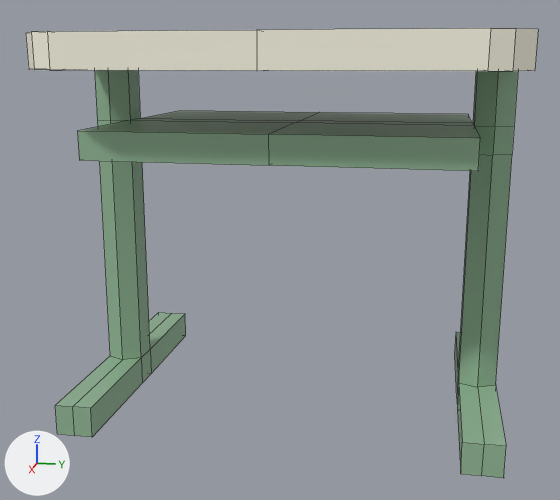
A saved change to the Blender file Assets/6-Models/Props/School/school table/schooltable.blend.
Camera for both pictures: a camera (50 mm lens) standing at (3.06, 0.55, 0.41) and looking at (0.0, -0.07, -0.35). Arrows for +X, +Y and +Z are at lower left; the lights stay in place. Mesh edges are drawn as thin lines.

Names of what the first picture shows: 'School Table'.
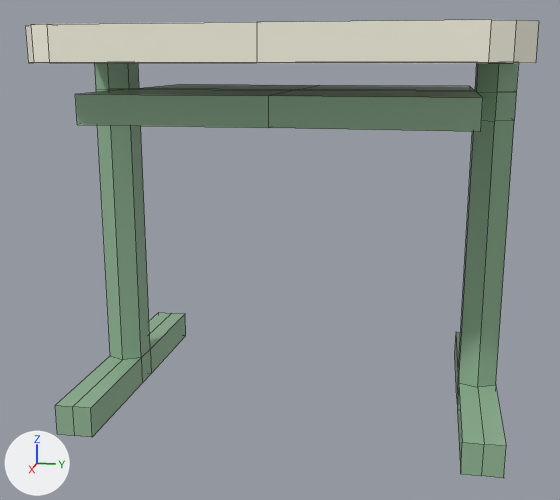
Commit message: [MOD] Fixed School Table prop height

What the commit changed:
me_cube_002 has 80 vertices, 75 faces and spans x -0.776..0.686, y -0.829..0.0, z -0.984..0.501.
me_cube_002 is used by ob_school_table; location (0.0, 0.0, 0.0).
me_cube_002 part 1: all 32 vertices in x -0.776..0.686, y -0.829..0.0, z 0.381..0.501 are moved by (0.0, 0.0, 0.023).
me_cube_002 part 2: all 24 vertices in x -0.616..0.513, y -0.829..0.0, z 0.068..0.172 are moved by (0.0, 0.0, 0.125).

Changed parts and their boxes (x1, y1, x2, y2) in the pictures (560 x 500 px; the box of a moved part takes in the faces that stretch with it):
'School Table', reshaped
    before: (26, 28, 538, 478)
    after: (25, 20, 539, 478)
part 1 of me_cube_002, moved or reshaped
    before: (26, 28, 538, 71)
    after: (25, 20, 539, 63)
part 2 of me_cube_002, moved or reshaped
    before: (78, 70, 518, 360)
    after: (75, 63, 518, 360)
